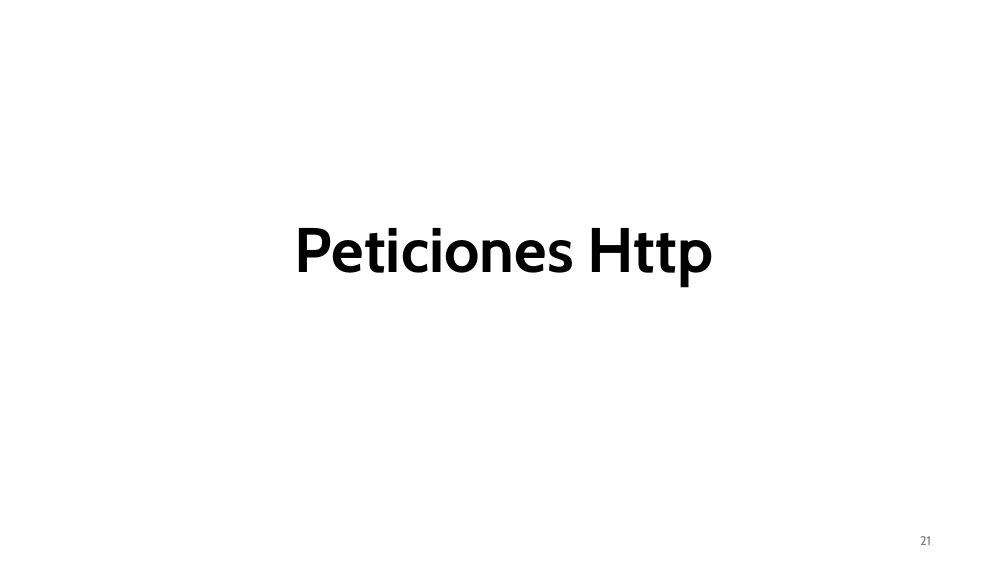
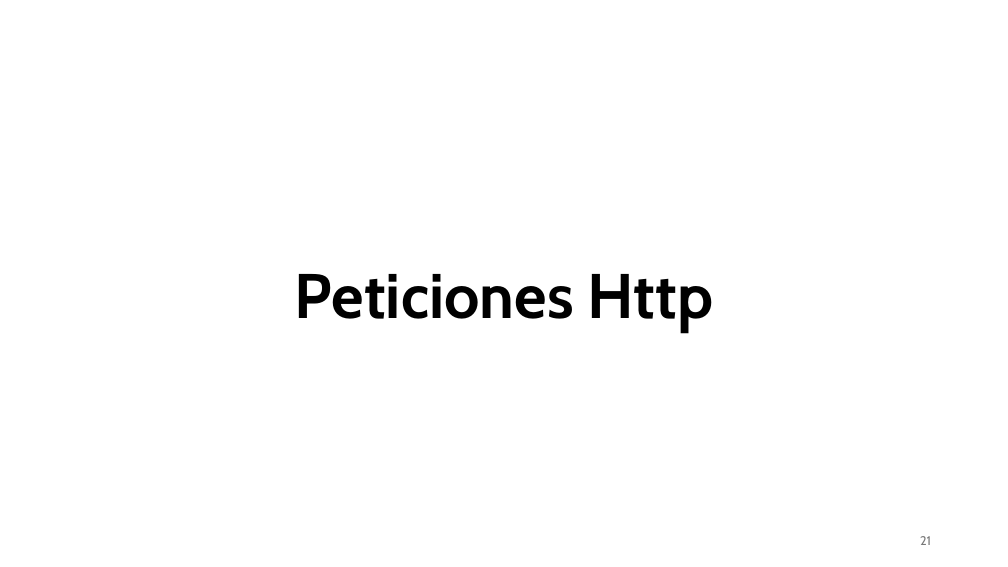
Before and after one commit to aldebarran22/CURSO_CPP_SERVICIOS_30H, a slide deck: slide 21 of doc/2_Creacion_API_RESTfull_C++.pptx. Drawn at 1008x567 pixels with LibreOffice and Linux fonts; fonts in the diff are those of the drawing. Boxes give left, top, right and bottom in pixels: in the first picture for what was removed or moved away, otherwise in the second. Text is boxed around its words. In the diff, an @@ line names an element or a change of style, - is before the commit and + after.

```diff
--- a/doc/2_Creacion_API_RESTfull_C++.pptx
+++ b/doc/2_Creacion_API_RESTfull_C++.pptx
@@ title "Peticiones Http" moved from (x1=295, y1=228, x2=713, y2=287) to (x1=295, y1=274, x2=713, y2=332) @@
```
Also in this commit, not shown: 3 other slides changed, 3 other files.
